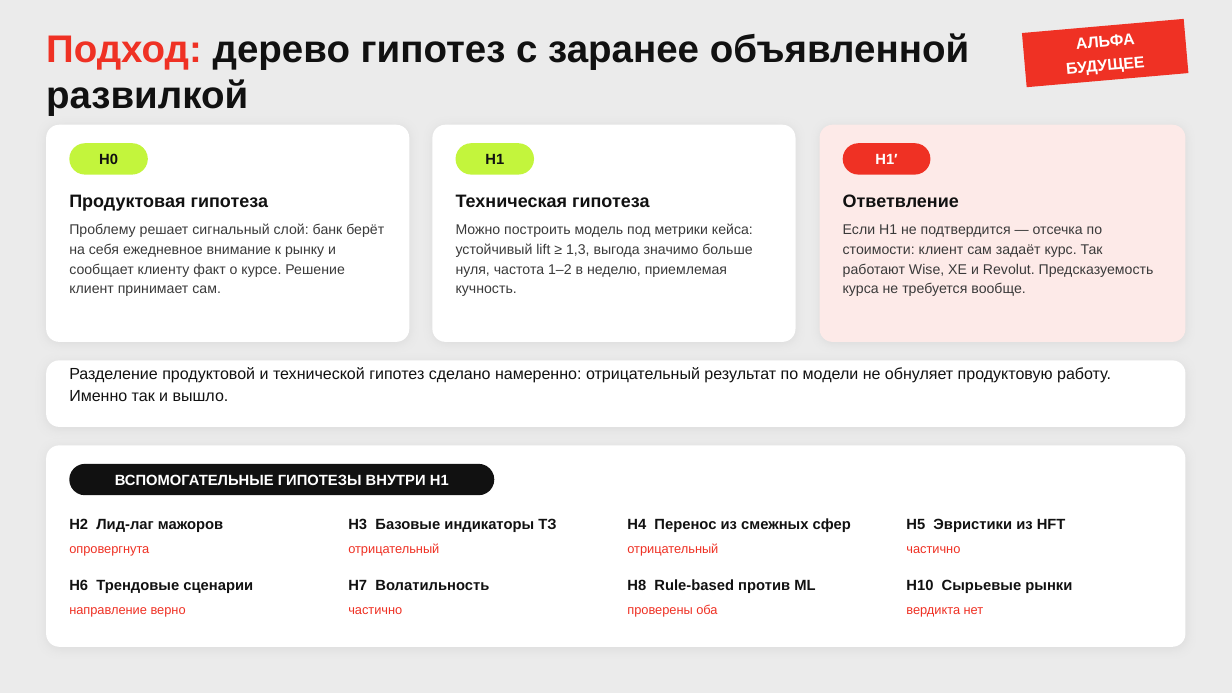
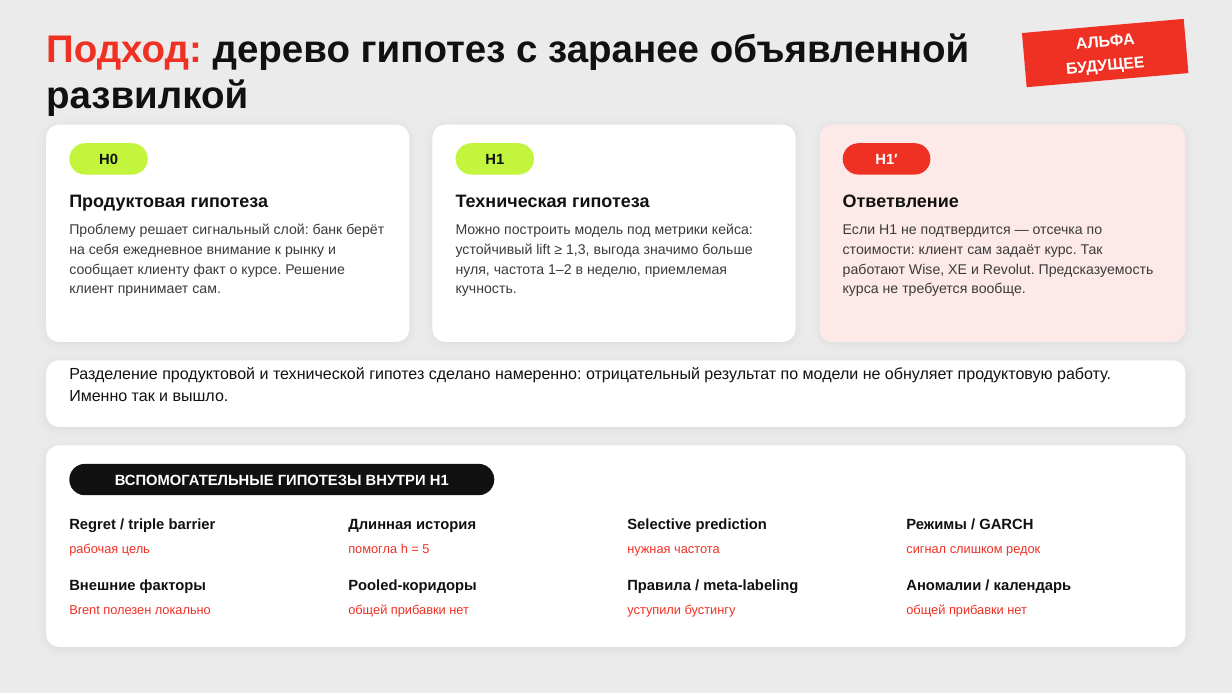
Before and after one commit to ne-olya/fx-pulse, a slide deck: slide 4 of docs/presentation/fx-pulse-interim.pptx. Drawn at 1232x693 pixels with LibreOffice and Linux fonts; fonts in the diff are those of the drawing. Boxes give left, top, right and bottom in pixels: in the first picture for what was removed or moved away, otherwise in the second. Text is boxed around its words. In the diff, an @@ line names an element or a change of style, - is before the commit and + after.

```diff
--- a/docs/presentation/fx-pulse-interim.pptx
+++ b/docs/presentation/fx-pulse-interim.pptx
@@ text at box(69, 518, 216, 532): text changed @@
-H2 Лид-лаг мажоров
+Regret / triple barrier
@@ text at box(348, 519, 476, 532): text changed @@
-H3 Базовые индикаторы ТЗ
+Длинная история
@@ text at box(627, 518, 767, 532): text changed @@
-H4 Перенос из смежных сфер
+Selective prediction
@@ text at box(906, 518, 1033, 529): text changed @@
-H5 Эвристики из HFT
+Режимы / GARCH
@@ text at box(69, 543, 150, 555): text changed @@
-опровергнута
+рабочая цель
@@ text at box(348, 543, 429, 553): text changed @@
-отрицательный
+помогла h = 5
@@ text at box(627, 546, 720, 555): text changed @@
-отрицательный
+нужная частота
@@ text at box(906, 546, 1040, 555): text changed @@
-частично
+сигнал слишком редок
@@ text at box(69, 579, 206, 593): text changed @@
-H6 Трендовые сценарии
+Внешние факторы
@@ text at box(348, 579, 476, 593): text changed @@
-H7 Волатильность
+Pooled-коридоры
@@ text at box(627, 579, 798, 593): text changed @@
-H8 Rule-based против ML
+Правила / meta-labeling
@@ text at box(906, 580, 1072, 593): text changed @@
-H10 Сырьевые рынки
+Аномалии / календарь
@@ text at box(69, 605, 211, 614): text changed @@
-направление верно
+Brent полезен локально
@@ text at box(348, 604, 469, 616): text changed @@
-частично
+общей прибавки нет
@@ text at box(627, 604, 736, 616): text changed @@
-проверены оба
+уступили бустингу
@@ text at box(906, 604, 1027, 616): text changed @@
-вердикта нет
+общей прибавки нет
```
Also in this commit, not shown: 4 other slides changed, 3 slides added, 3 slides removed, 3 other files.
